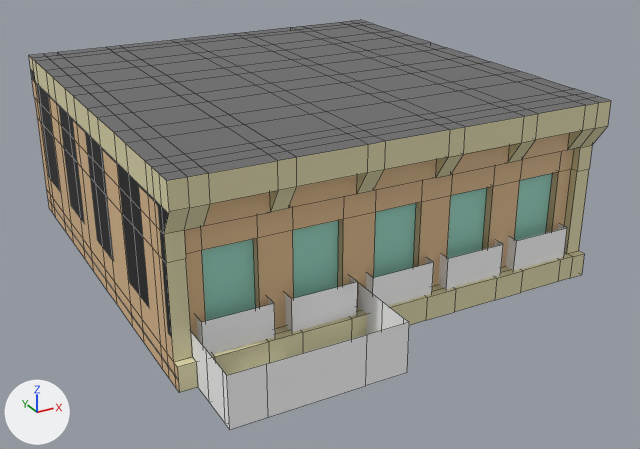
The FBX model Cutscene/Buildings/Models/building middle roof.fbx as it was, and as the next commit left it.
The view is the same before and after, from a 50 mm camera at (-5.07, -10.03, 5.11) aimed at (0.02, -0.79, 0.49). The lights are fixed; the arrows at lower left show +X, +Y and +Z. Mesh edges are drawn as thin lines. Where no turn or scale is listed for an object, it has been applied to the vertices.

Names of what the first picture shows: 'Building Middle Top'.
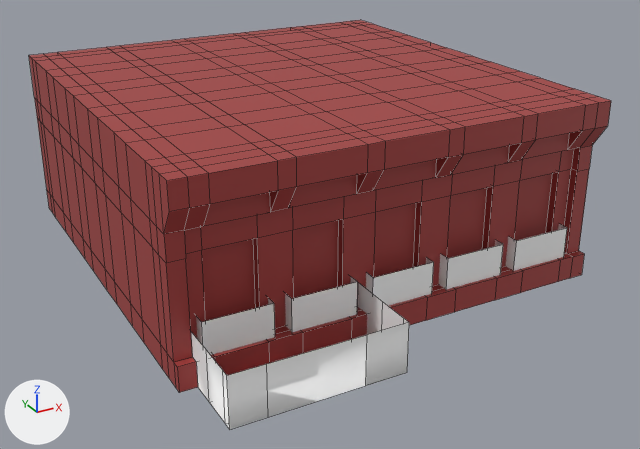
Commit message: Building Assets

What differs and where, as boxes [x1, y1, x2, y2] in the pictures (640 x 449 px; the box of a moved part takes in the faces that stretch with it):
'Building Middle Top', surface changed
    both: [29, 20, 611, 430]
part 1 of me_cube_002, moved or reshaped
    both: [191, 283, 409, 430]
part 2 of me_cube_002, surface changed
    both: [29, 56, 179, 392]

Patch to the scene script:
```diff
--- a/Cutscene/Buildings/Models/building middle roof.fbx.py
+++ b/Cutscene/Buildings/Models/building middle roof.fbx.py
@@ mat_building_middle_roof @@
 mat_building_middle_roof = principled_material('Building Middle Roof')
-mat_building_middle_roof.texture = img_building_middle_roof_png
+mat_building_middle_roof.base_color = (0.37, 0.0471, 0.0445)  # red #a43d3c
@@ mat_building_middle_roof_railing @@
+mat_building_middle_roof_railing = principled_material('Building Middle Roof Railing')
+mat_building_middle_roof_railing.texture = img_building_middle_roof_png
@@ me_cube_002 @@
 me_cube_002.from_pydata(...)  # 570 vertices, 513 faces; spans x -2.7..2.7, y -3.6..2.7, z 0.0..2.3
 # used by ob_building_middle_top; location = (0.0, 0.0, 0.0)
+# me_cube_002 part 1
+# 9 faces are deleted
+# 9 new faces join them, mat_building_middle_roof_railing (picture img_building_middle_roof_png)
+# me_cube_002 part 2: 160 kept faces spanning x -2.7..2.7, y -2.9..2.7, z 0.0..2.3 get new texture (UV) coordinates
 me_cube_002.materials.append(mat_building_middle_roof)
+me_cube_002.materials.append(mat_building_middle_roof_railing)  # picture img_building_middle_roof_png
```
